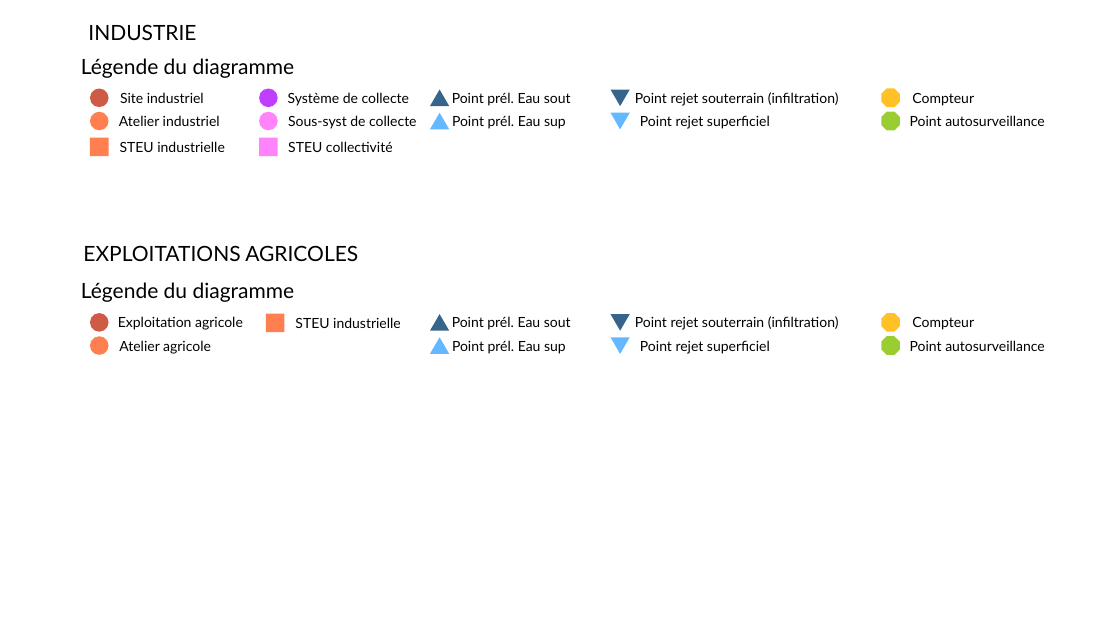
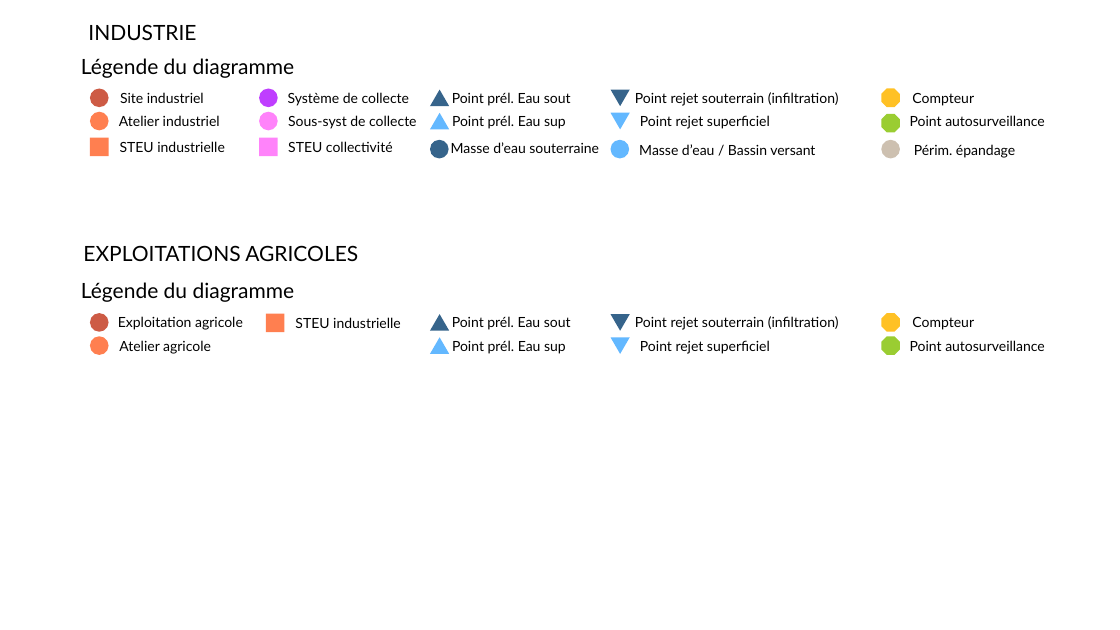
Before and after one commit to ClemVag/VizMaillageSitous, a slide deck: slide 1 of docs/Légende.ppt. Drawn at 1120x630 pixels with LibreOffice and Linux fonts; fonts in the diff are those of the drawing. Boxes give left, top, right and bottom in pixels: in the first picture for what was removed or moved away, otherwise in the second. Text is boxed around its words. In the diff, an @@ line names an element or a change of style, - is before the commit and + after.

```diff
--- a/docs/Légende.ppt
+++ b/docs/Légende.ppt
@@ group added at (430, 139, 1015, 158): 3 texts, 3 ellipses @@
+Masse d’eau souterraine
+Masse d’eau / Bassin versant
+Périm. épandage
```
Also in this commit, not shown: 6 other files.
